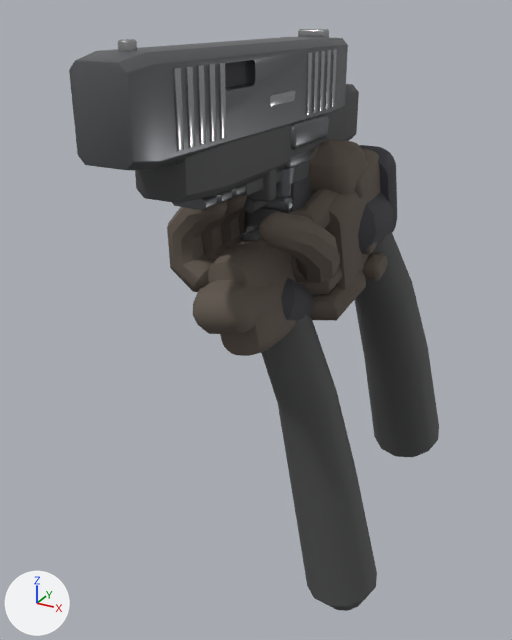
What one commit did to the FBX model Assets/_Project/Art/Models/Resources/Kordon/Weapons/p9.fbx.
Rendered twice from a 50 mm camera at (0.158, -0.319, 0.06) aimed at (-0.02, 0.006, -0.103). Lighting does not change. The marker at lower left points along +X, +Y and +Z. The first picture is the older version. Vertices at exactly the same position are counted once.

The first picture shows 'HandLeft', 'HandRight', 'Magazine', 'p9'.
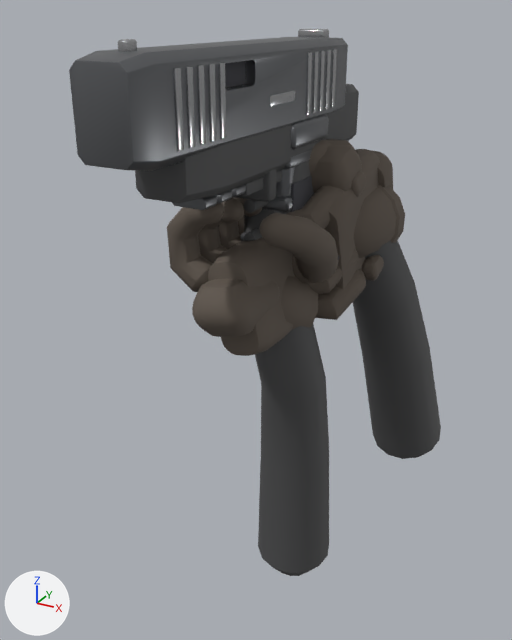
What differs and where, as boxes (x1, y1, x2, y2) in the pictures (512 x 640 px; the box of a moved part takes in the faces that stretch with it):
'HandLeft', reshaped (18% narrower, 9% shorter): before (167, 195, 377, 611); after (167, 197, 339, 576)
'HandRight', reshaped: before (286, 139, 439, 457); after (287, 139, 441, 459)
part 1 of me_handright, moved or reshaped: before (359, 145, 397, 232); after (370, 150, 393, 189)
part 2 of me_handright, moved or reshaped: before (303, 140, 439, 457); after (310, 140, 441, 459)
part 3 of me_handleft, rebuilt (36% narrower, 15% shorter): before (261, 314, 377, 611); after (255, 324, 329, 576)
part 4 of me_handleft, moved or reshaped: before (167, 195, 340, 334); after (167, 197, 339, 337)

Patch to the scene script:
```diff
--- a/Assets/_Project/Art/Models/Resources/Kordon/Weapons/p9.fbx.py
+++ b/Assets/_Project/Art/Models/Resources/Kordon/Weapons/p9.fbx.py
@@ me_handleft @@
 # used by ob_handleft; location = (0.0, 0.0, 0.0)
-me_handleft.from_pydata(...)  # 3866 vertices, 3666 faces; spans x -0.031..0.06, y -0.077..0.037, z -0.296..-0.012
+me_handleft.from_pydata(...)  # 5628 vertices, 5404 faces; spans x -0.031..0.039, y -0.077..0.041, z -0.288..-0.015
+# me_handleft part 3: the loose piece of 74 vertices spanning x -0.008..0.06, y -0.035..0.037, z -0.296..-0.065 is rebuilt with 86 vertices and now spans x -0.022..0.025, y -0.036..0.041, z -0.288..-0.064
+# me_handleft part 4: 208 vertices moved within x -0.031..0.031, y -0.076..0.003, z -0.076..-0.027; 2491 vertices removed from x -0.031..0.04, y -0.077..0.004, z -0.096..-0.012; 4241 vertices added at x -0.031..0.039, y -0.077..0.005, z -0.098..-0.015
+# other edits to the shape of me_handleft do not show in these pictures
 me_handleft.materials.append(mat_krd_glove_leather)
@@ me_handright @@
 # used by ob_handright; location = (0.0, 0.0, 0.0)
-me_handright.from_pydata(...)  # 4464 vertices, 4228 faces; spans x -0.021..0.061, y -0.027..0.165, z -0.257..-0.001
+me_handright.from_pydata(...)  # 7880 vertices, 7540 faces; spans x -0.02..0.061, y -0.026..0.165, z -0.258..0.001
+# me_handright part 1: the loose piece of 196 vertices spanning x 0.006..0.038, y 0.044..0.074, z -0.065..-0.009 is scaled about its middle by (0.858, 0.942, 0.898), in mat_krd_glove_leather (brown #61574e)
+# me_handright part 2: 116 vertices moved within x -0.017..0.061, y -0.019..0.141, z -0.235..-0.002; 3359 vertices removed from x -0.021..0.057, y -0.027..0.165, z -0.257..-0.001; 6775 vertices added at x -0.02..0.059, y -0.026..0.165, z -0.258..0.001
 me_handright.materials.append(mat_krd_glove_leather)
```
